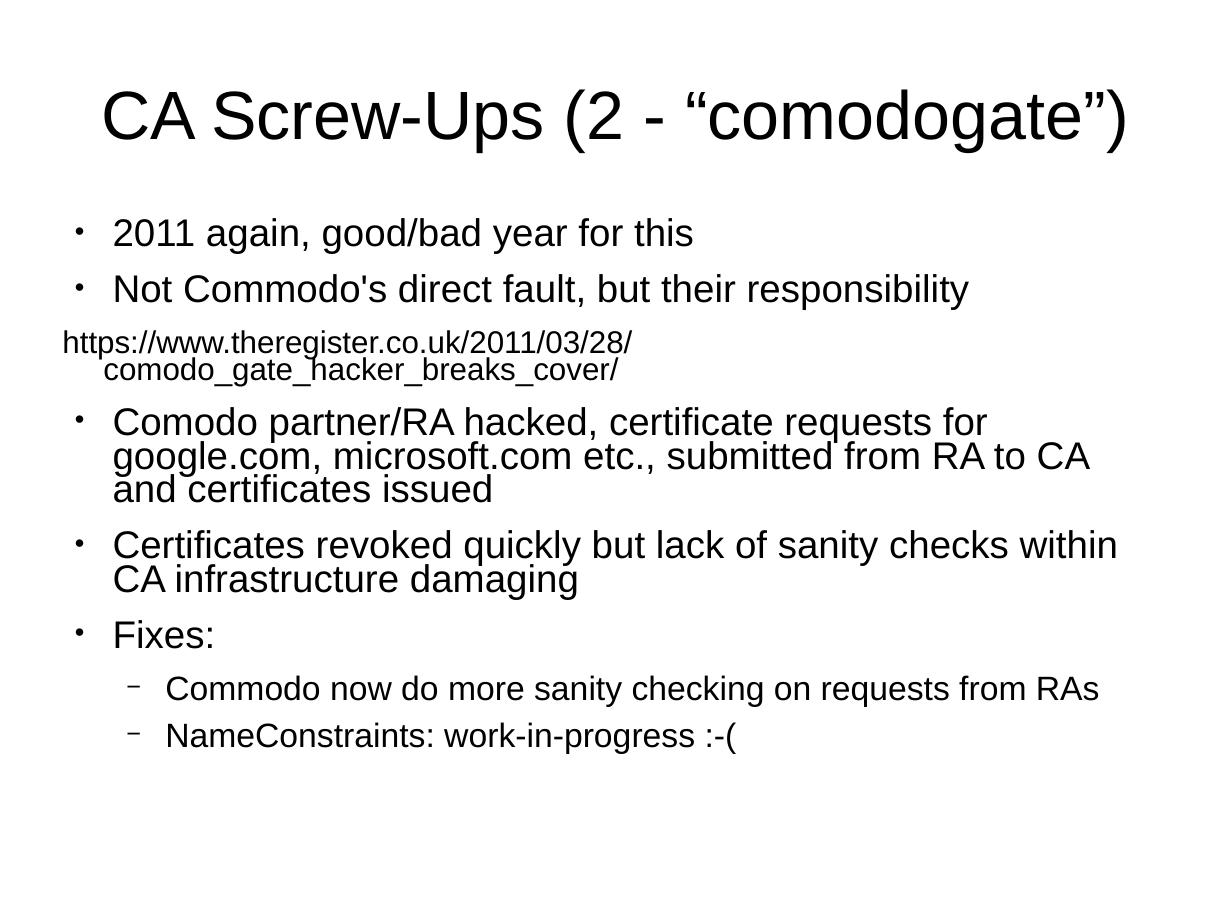
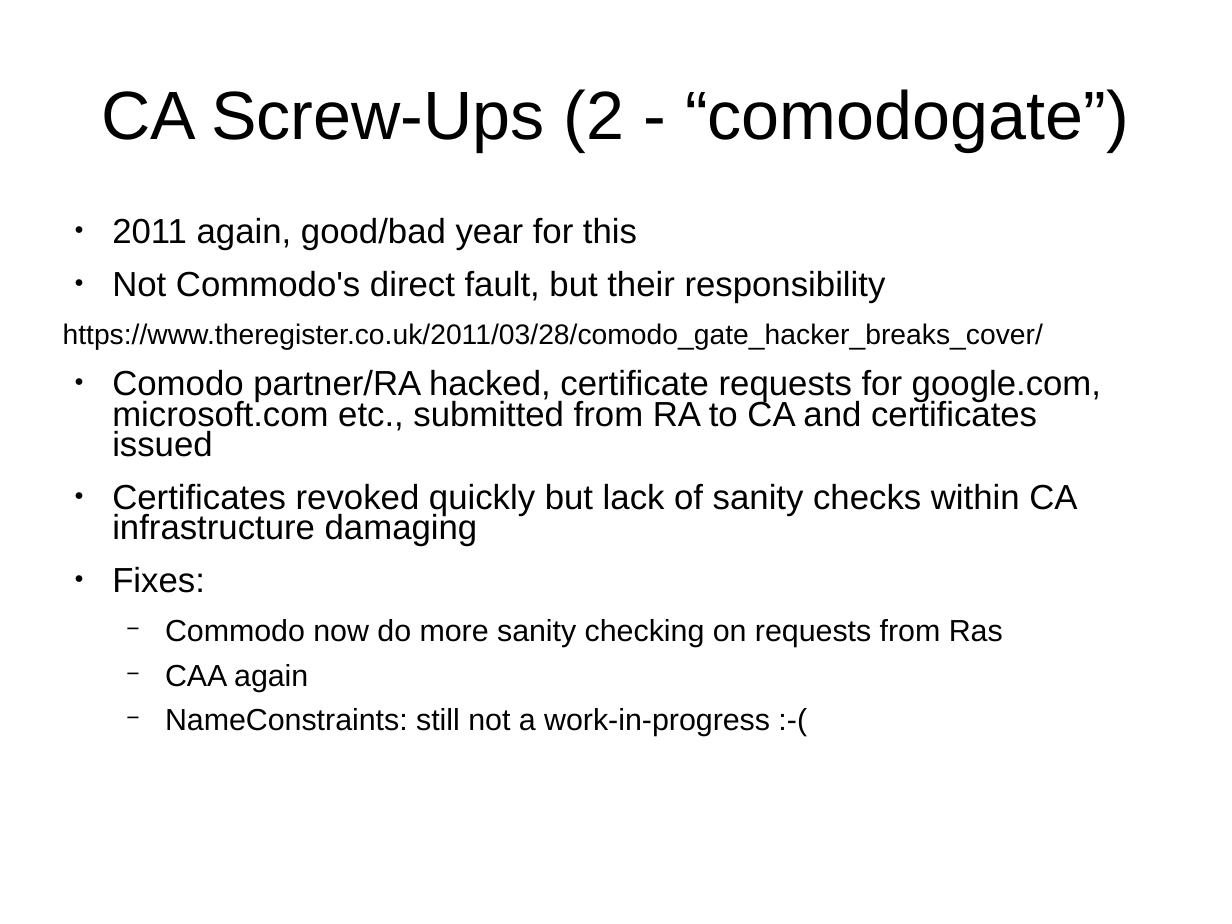
Before and after one commit to sftcd/cs7053, a slide deck: slide 10 of 2016lectures/07-tls-problems.ppt. Drawn at 1232x924 pixels with LibreOffice and Linux fonts; fonts in the diff are those of the drawing. Boxes give left, top, right and bottom in pixels: in the first picture for what was removed or moved away, otherwise in the second. Text is boxed around its words. In the diff, an @@ line names an element or a change of style, - is before the commit and + after.

```diff
--- a/2016lectures/07-tls-problems.ppt
+++ b/2016lectures/07-tls-problems.ppt
@@ text at [63,217,1101,593]: size 24.8 to 22.4 pt in "2011 again, good/bad year for this", "Not Commodo's direct fault, but their responsibility", "Comodo partner/RA hacked, certificate requests for google.co ...", "Certificates revoked quickly but lack of sanity ..." and 1 more places; size 20.1 to 18.2 pt in "https://www.theregister.co.uk/2011/03/28/comodo_gate_hacker_ ..."; indent changed @@
@@ text at [165,619,1003,736]: text changed; size 21.7 to 19.6 pt @@
-  − Commodo now do more sanity checking on requests from RAs
-  − NameConstraints: work-in-progress :-(
+  − Commodo now do more sanity checking on requests from Ras
+  − CAA again
+  − NameConstraints: still not a work-in-progress :-(
```
Also in this commit, not shown: 28 other slides changed, 3 other files.
